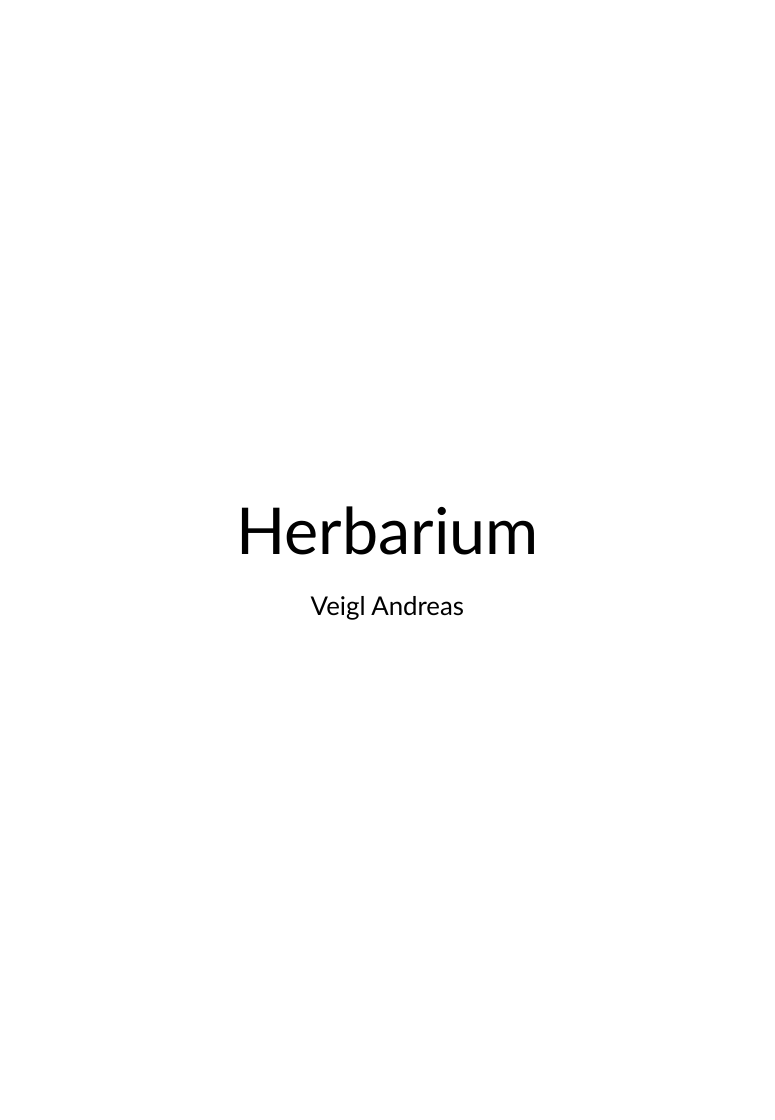
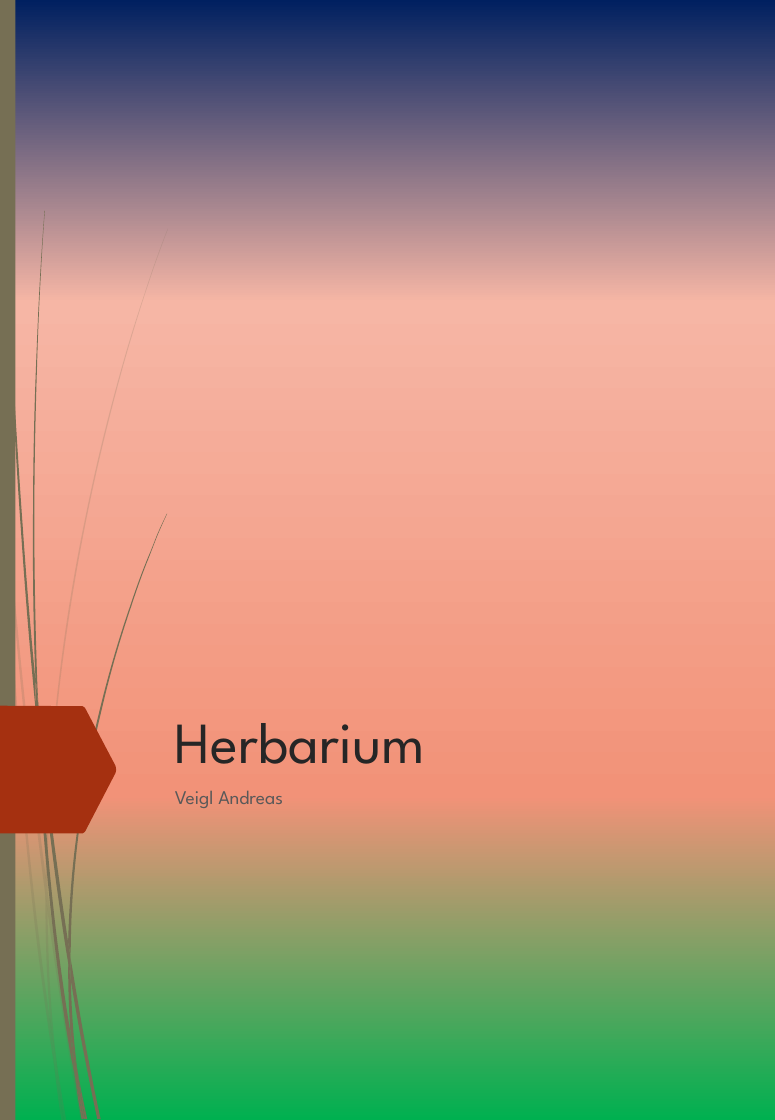
Before and after one commit to Veigl042009/SEW3, a slide deck: slide 1 of SEW3/CS142_HerbariumLibrary/Herbarium.Template2.pptx. Drawn at 775x1120 pixels with LibreOffice and Linux fonts; fonts in the diff are those of the drawing. Boxes give left, top, right and bottom in pixels: in the first picture for what was removed or moved away, otherwise in the second. Text is boxed around its words. In the diff, an @@ line names an element or a change of style, - is before the commit and + after.

```diff
--- a/SEW3/CS142_HerbariumLibrary/Herbarium.Template2.pptx
+++ b/SEW3/CS142_HerbariumLibrary/Herbarium.Template2.pptx
@@ background #FFFFFF to gradient #002060 to #F6B6A5 to #F29278 to #00B050 @@
@@ rectangle added at bbox=[0, 0, 15, 1119], fill #766F54 @@
@@ title "Herbarium": place and size @@
-title "Herbarium" at bbox=[236, 506, 538, 555]
+title "Herbarium" at bbox=[175, 723, 426, 764]
@@ title "Herbarium" at bbox=[175, 723, 426, 764]: size 45 to 40.5 pt, font Lato to League Spartan, text colour #000000 to #262626; alignment centre to left; line spacing 0.9 to 1 @@
@@ freeform shape added at bbox=[0, 706, 115, 833], fill #A53010 @@
@@ subtitle "Veigl Andreas": place and size @@
-subtitle "Veigl Andreas" at bbox=[311, 596, 464, 620]
+subtitle "Veigl Andreas" at bbox=[175, 790, 283, 808]
@@ subtitle "Veigl Andreas" at bbox=[175, 790, 283, 808]: size 18 to 13.5 pt, font Lato to League Spartan, text colour #000000 to #595959; alignment centre to left; line spacing 0.9 to 1 @@
@@ group added at bbox=[0, 37, 167, 1120]: 11 freeform shapes @@
@@ group added at bbox=[2, 0, 167, 1119]: 12 freeform shapes @@
```
Also in this commit, not shown: 18 other files.
